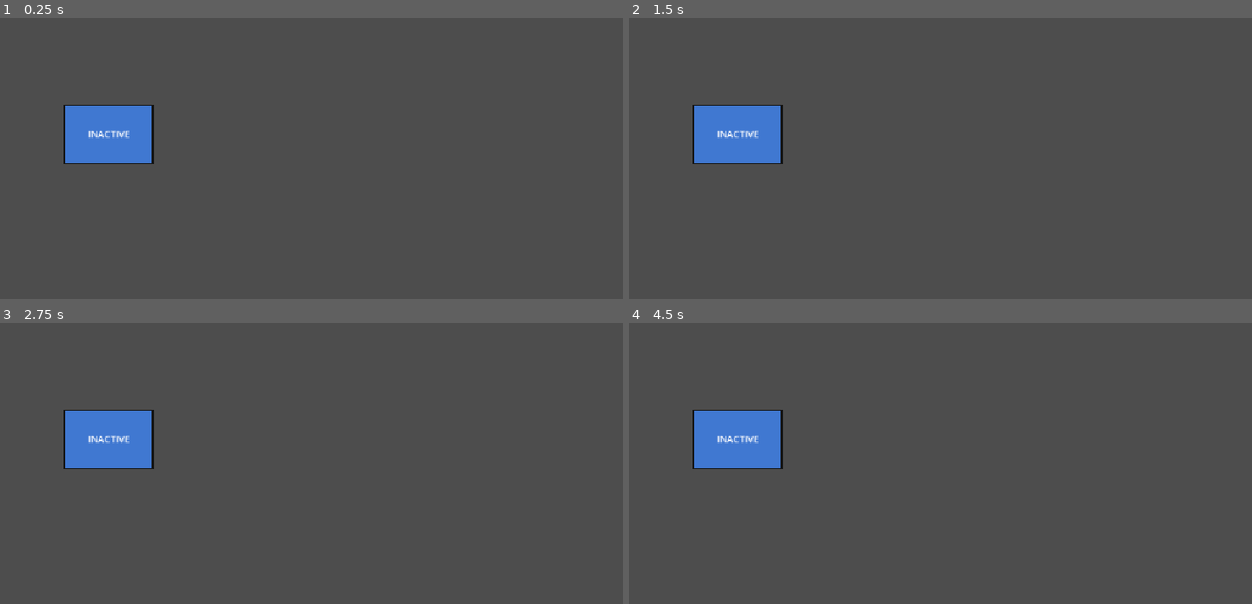
Above: before the commit, frames 1-4 (two rows, left to right).
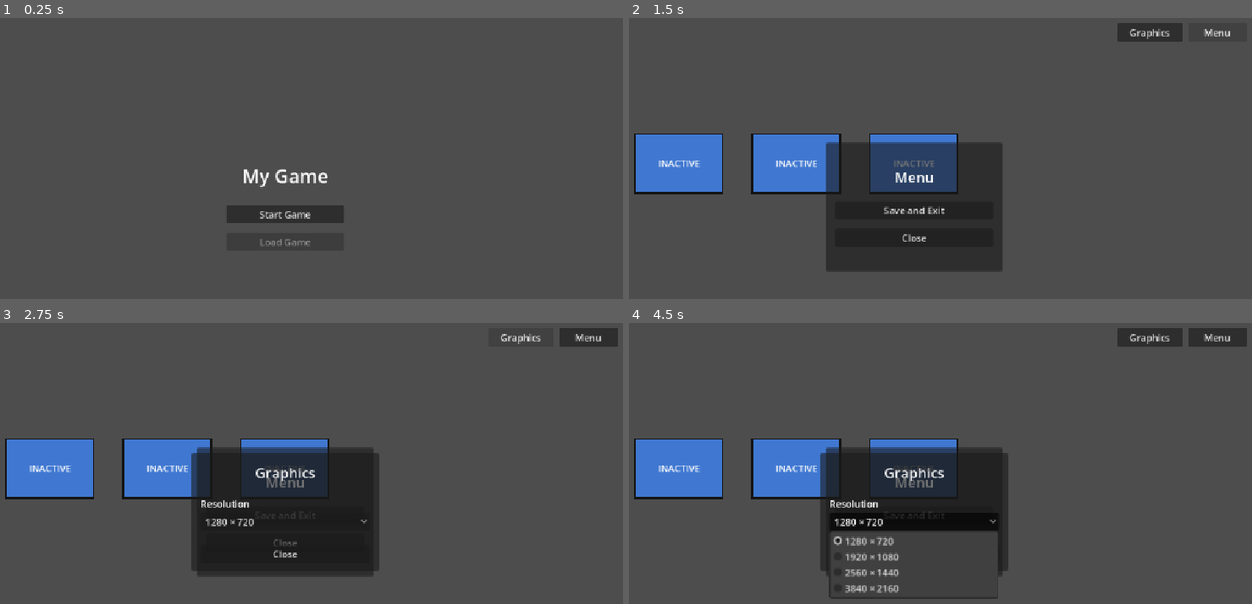
Above: after the commit, the same moments.

Repository: maomoney/proj2
Game: Godot game, scene res://main.tscn
Same seed, same stepped clock (60 frames per second), same inputs: the game is played once before the commit and once after it.
Inputs (mouse positions are in pixels of both pictures, inside the frame that each line leads up to):
- Up to frame 1 (0.25 s): no input
- Up to frame 2 (1.5 s): click (915, 214) at 0.5 s, where only the run after the commit has a clickable "Start Game"; click (1214, 32) at 1.25 s, where only the run after the commit has a clickable "Menu"
- Up to frame 3 (2.75 s): click (523, 337) at 2 s, where only the run after the commit has a clickable "Graphics"
- Up to frame 4 (4.5 s): click (915, 522) at 2.75 s, where only the run after the commit has a clickable "1280 × 720"; click (1152, 337) at 3.5 s, where only the run after the commit has a clickable "Graphics"; click (915, 522) at 4.25 s, where only the run after the commit has a clickable "1280 × 720"

The runs differ from the first frame. In frame 1, 4.6% of the frame differs, in the area x 10-56%, y 30-81%; in frame 2, 21%; in frame 3, 21%, in the area x 0-100%, y 1-90%; in frame 4, 18%.

Commit message:
save/load game state

Diff:
--- a/box.gd
+++ b/box.gd
@@ -13,7 +13,7 @@
 const BORDER_WIDTH := 3.0
 
 func _ready() -> void:
-	position = Vector2(200, 150)
+	pass
 
 func _draw() -> void:
 	var fill := ACTIVE_COLOR if is_active else INACTIVE_COLOR
--- /dev/null
+++ b/game_state.gd
@@ -0,0 +1,26 @@
+extends Node
+
+var should_load_save := false
+const SAVE_PATH := "user://save.json"
+
+func save_game(boxes: Array) -> void:
+	var data := {"boxes": []}
+	for box in boxes:
+		data["boxes"].append({"x": box.position.x, "y": box.position.y, "active": box.is_active})
+	var file := FileAccess.open(SAVE_PATH, FileAccess.WRITE)
+	file.store_string(JSON.stringify(data))
+
+func load_game() -> Array:
+	if not FileAccess.file_exists(SAVE_PATH):
+		return []
+	var file := FileAccess.open(SAVE_PATH, FileAccess.READ)
+	var json := JSON.new()
+	json.parse(file.get_as_text())
+	var data = json.get_data()
+	var states: Array = []
+	for b in data["boxes"]:
+		states.append({"position": Vector2(b["x"], b["y"]), "active": b["active"]})
+	return states
+
+func has_save() -> bool:
+	return FileAccess.file_exists(SAVE_PATH)
--- a/main.tscn
+++ b/main.tscn
@@ -1,8 +1,52 @@
 [gd_scene load_steps=2 format=3]
 
-[ext_resource type="Script" path="res://box.gd" id="1"]
+[ext_resource type="Script" path="res://main_menu.gd" id="1"]
 
-[node name="Main" type="Node2D"]
+[node name="MainMenu" type="Node2D"]
+script = ExtResource("1")
 
-[node name="Box" type="Node2D" parent="."]
-script = ExtResource("1")
+[node name="UI" type="CanvasLayer" parent="."]
+
+[node name="VBox" type="VBoxContainer" parent="UI"]
+anchors_preset = 8
+anchor_left = 0.5
+anchor_top = 0.5
+anchor_right = 0.5
+anchor_bottom = 0.5
+offset_left = -100.0
+offset_top = -80.0
+offset_right = 100.0
+offset_bottom = 80.0
+grow_horizontal = 2
+grow_vertical = 2
+alignment = 1
+
+[node name="Title" type="Label" parent="UI/VBox"]
+layout_mode = 2
+text = "My Game"
+horizontal_alignment = 1
+theme_override_font_sizes/font_size = 32
+
+[node name="Spacer" type="Control" parent="UI/VBox"]
+layout_mode = 2
+custom_minimum_size = Vector2(0, 20)
+
+[node name="StartButton" type="Button" parent="UI/VBox"]
+layout_mode = 2
+text = "Start Game"
+
+[node name="Spacer2" type="Control" parent="UI/VBox"]
+layout_mode = 2
+custom_minimum_size = Vector2(0, 8)
+
+[node name="LoadButton" type="Button" parent="UI/VBox"]
+layout_mode = 2
+text = "Load Game"
+
+[node name="ConfirmDialog" type="ConfirmationDialog" parent="UI"]
+title = "Overwrite Save?"
+dialog_text = "Starting a new game will overwrite your save. Continue?"
+
+[connection signal="pressed" from="UI/VBox/StartButton" to="." method="_on_start_button_pressed"]
+[connection signal="confirmed" from="UI/ConfirmDialog" to="." method="_on_confirm_dialog_confirmed"]
+[connection signal="pressed" from="UI/VBox/LoadButton" to="." method="_on_load_button_pressed"]
--- /dev/null
+++ b/main_menu.gd
@@ -0,0 +1,21 @@
+extends Node2D
+
+func _ready() -> void:
+	$UI/VBox/LoadButton.disabled = not GameState.has_save()
+
+func _on_start_button_pressed() -> void:
+	if GameState.has_save():
+		$UI/ConfirmDialog.popup_centered()
+	else:
+		_start_new_game()
+
+func _on_confirm_dialog_confirmed() -> void:
+	_start_new_game()
+
+func _start_new_game() -> void:
+	GameState.should_load_save = false
+	get_tree().change_scene_to_file("res://shop.tscn")
+
+func _on_load_button_pressed() -> void:
+	GameState.should_load_save = true
+	get_tree().change_scene_to_file("res://shop.tscn")
--- a/project.godot
+++ b/project.godot
@@ -16,6 +16,10 @@
 config/icon="res://icon.svg"
 config/main_scene="res://main.tscn"
 
+[autoload]
+
+GameState="*res://game_state.gd"
+
 [display]
 
 window/stretch/mode="canvas_items"
--- /dev/null
+++ b/shop.gd
@@ -0,0 +1,45 @@
+extends Node2D
+
+const RESOLUTIONS := [Vector2i(1280, 720), Vector2i(1920, 1080), Vector2i(2560, 1440), Vector2i(3840, 2160)]
+
+func _ready() -> void:
+	$UI/Modal.hide()
+	$UI/SettingsModal.hide()
+	var res_dropdown: OptionButton = $UI/SettingsModal/MarginContainer/VBox/ResolutionOption
+	for r in RESOLUTIONS:
+		res_dropdown.add_item("%d × %d" % [r.x, r.y])
+	var current := DisplayServer.window_get_size()
+	for i in RESOLUTIONS.size():
+		if RESOLUTIONS[i] == current:
+			res_dropdown.selected = i
+			break
+	if GameState.should_load_save:
+		GameState.should_load_save = false
+		var states := GameState.load_game()
+		var boxes := [$Box1, $Box2, $Box3]
+		for i in boxes.size():
+			if i < states.size():
+				boxes[i].position = states[i]["position"]
+				boxes[i].is_active = states[i]["active"]
+				boxes[i].queue_redraw()
+
+func _on_menu_button_pressed() -> void:
+	$UI/Modal.show()
+
+func _on_close_button_pressed() -> void:
+	$UI/Modal.hide()
+
+func _on_graphics_button_pressed() -> void:
+	$UI/SettingsModal.show()
+
+func _on_settings_close_pressed() -> void:
+	$UI/SettingsModal.hide()
+
+func _on_resolution_selected(index: int) -> void:
+	var res: Vector2i = RESOLUTIONS[index]
+	get_window().size = res
+	get_window().move_to_center()
+
+func _on_save_exit_pressed() -> void:
+	GameState.save_game([$Box1, $Box2, $Box3])
+	get_tree().change_scene_to_file("res://main.tscn")
--- /dev/null
+++ b/shop.tscn
@@ -0,0 +1,139 @@
+[gd_scene load_steps=3 format=3]
+
+[ext_resource type="Script" path="res://shop.gd" id="1"]
+[ext_resource type="Script" path="res://box.gd" id="2"]
+
+[node name="Shop" type="Node2D"]
+script = ExtResource("1")
+
+[node name="Box1" type="Node2D" parent="."]
+position = Vector2(100, 200)
+script = ExtResource("2")
+
+[node name="Box2" type="Node2D" parent="."]
+position = Vector2(300, 200)
+script = ExtResource("2")
+
+[node name="Box3" type="Node2D" parent="."]
+position = Vector2(500, 200)
+script = ExtResource("2")
+
+[node name="UI" type="CanvasLayer" parent="."]
+
+[node name="MenuButton" type="Button" parent="UI"]
+anchor_left = 1.0
+anchor_right = 1.0
+offset_left = -110.0
+offset_right = -10.0
+offset_top = 10.0
+offset_bottom = 42.0
+text = "Menu"
+
+[node name="GraphicsButton" type="Button" parent="UI"]
+anchor_left = 1.0
+anchor_right = 1.0
+offset_left = -230.0
+offset_right = -120.0
+offset_top = 10.0
+offset_bottom = 42.0
+text = "Graphics"
+
+[node name="Modal" type="Panel" parent="UI"]
+visible = false
+anchor_left = 0.5
+anchor_top = 0.5
+anchor_right = 0.5
+anchor_bottom = 0.5
+offset_left = -150.0
+offset_top = -110.0
+offset_right = 150.0
+offset_bottom = 110.0
+
+[node name="MarginContainer" type="MarginContainer" parent="UI/Modal"]
+anchor_right = 1.0
+anchor_bottom = 1.0
+theme_override_constants/margin_left = 16
+theme_override_constants/margin_right = 16
+theme_override_constants/margin_top = 16
+theme_override_constants/margin_bottom = 16
+
+[node name="VBox" type="VBoxContainer" parent="UI/Modal/MarginContainer"]
+layout_mode = 2
+alignment = 1
+
+[node name="Title" type="Label" parent="UI/Modal/MarginContainer/VBox"]
+layout_mode = 2
+text = "Menu"
+horizontal_alignment = 1
+theme_override_font_sizes/font_size = 24
+
+[node name="Spacer" type="Control" parent="UI/Modal/MarginContainer/VBox"]
+layout_mode = 2
+custom_minimum_size = Vector2(0, 16)
+
+[node name="SaveExitButton" type="Button" parent="UI/Modal/MarginContainer/VBox"]
+layout_mode = 2
+text = "Save and Exit"
+
+[node name="Spacer2" type="Control" parent="UI/Modal/MarginContainer/VBox"]
+layout_mode = 2
+custom_minimum_size = Vector2(0, 8)
+
+[node name="CloseButton" type="Button" parent="UI/Modal/MarginContainer/VBox"]
+layout_mode = 2
+text = "Close"
+
+[node name="SettingsModal" type="Panel" parent="UI"]
+visible = false
+anchor_left = 0.5
+anchor_top = 0.5
+anchor_right = 0.5
+anchor_bottom = 0.5
+offset_left = -160.0
+offset_top = -100.0
+offset_right = 160.0
+offset_bottom = 100.0
+
+[node name="MarginContainer" type="MarginContainer" parent="UI/SettingsModal"]
+anchor_right = 1.0
+anchor_bottom = 1.0
+theme_override_constants/margin_left = 16
+theme_override_constants/margin_right = 16
+theme_override_constants/margin_top = 16
+theme_override_constants/margin_bottom = 16
+
+[node name="VBox" type="VBoxContainer" parent="UI/SettingsModal/MarginContainer"]
+layout_mode = 2
+alignment = 1
+
+[node name="Title" type="Label" parent="UI/SettingsModal/MarginContainer/VBox"]
+layout_mode = 2
+text = "Graphics"
+horizontal_alignment = 1
+theme_override_font_sizes/font_size = 24
+
+[node name="Spacer" type="Control" parent="UI/SettingsModal/MarginContainer/VBox"]
+layout_mode = 2
+custom_minimum_size = Vector2(0, 16)
+
+[node name="ResolutionLabel" type="Label" parent="UI/SettingsModal/MarginContainer/VBox"]
+layout_mode = 2
+text = "Resolution"
+
+[node name="ResolutionOption" type="OptionButton" parent="UI/SettingsModal/MarginContainer/VBox"]
+layout_mode = 2
+
+[node name="Spacer2" type="Control" parent="UI/SettingsModal/MarginContainer/VBox"]
+layout_mode = 2
+custom_minimum_size = Vector2(0, 16)
+
+[node name="CloseButton" type="Button" parent="UI/SettingsModal/MarginContainer/VBox"]
+layout_mode = 2
+text = "Close"
+
+[connection signal="pressed" from="UI/MenuButton" to="." method="_on_menu_button_pressed"]
+[connection signal="pressed" from="UI/GraphicsButton" to="." method="_on_graphics_button_pressed"]
+[connection signal="item_selected" from="UI/SettingsModal/MarginContainer/VBox/ResolutionOption" to="." method="_on_resolution_selected"]
+[connection signal="pressed" from="UI/SettingsModal/MarginContainer/VBox/CloseButton" to="." method="_on_settings_close_pressed"]
+[connection signal="pressed" from="UI/Modal/MarginContainer/VBox/SaveExitButton" to="." method="_on_save_exit_pressed"]
+[connection signal="pressed" from="UI/Modal/MarginContainer/VBox/CloseButton" to="." method="_on_close_button_pressed"]
Not shown, added: game_state.gd.uid
Not shown, added: main_menu.gd.uid
Not shown, added: shop.gd.uid
